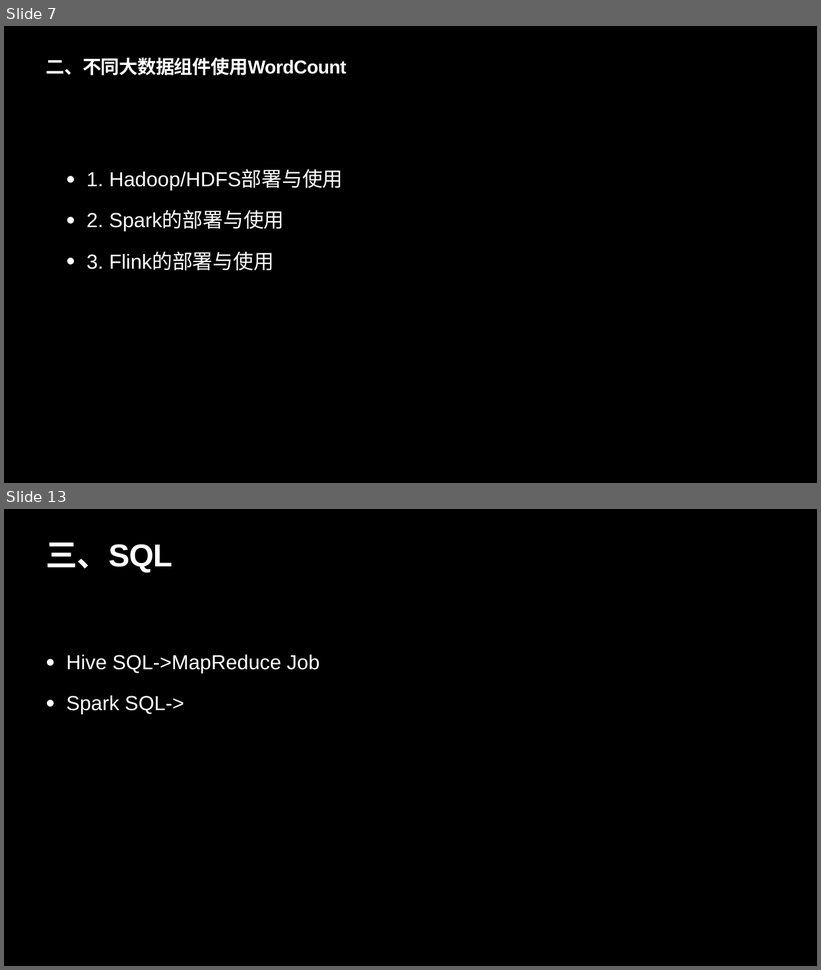
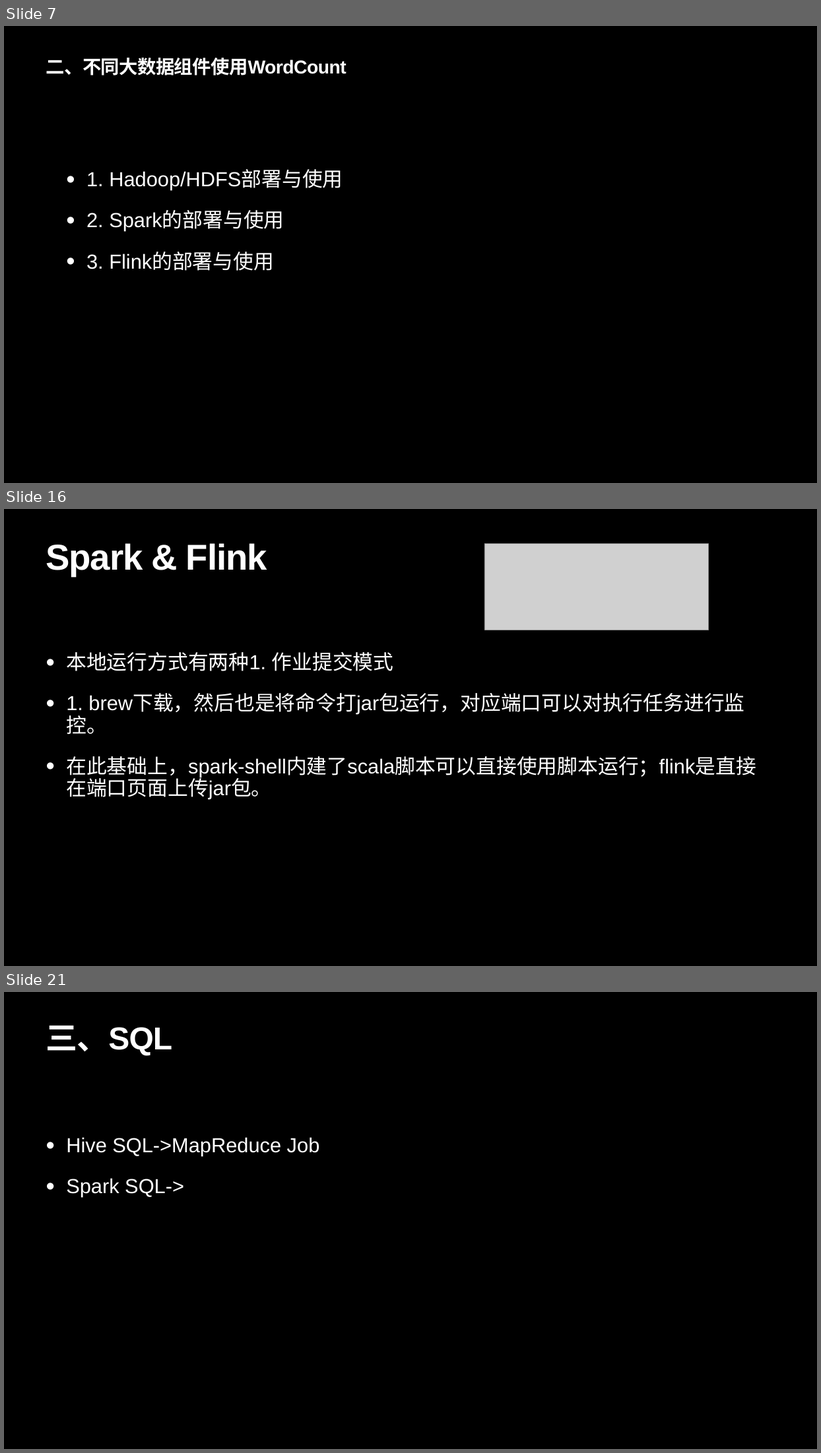
Before and after one commit to LinusLarrabee/bigData, a slide deck: src/doc/大数据组件调研.pptx. Shown one above the other, each under a label of ours: slides 7 and 13 before the commit, slides 7, 16 and 21 after it; the slides between them are not shown. The pictures are 821x970 and 821x1453 pixels, drawn with LibreOffice and Linux fonts; fonts in the diff are those of the drawing; grey boxes stand for pictures. Boxes give left, top, right and bottom in pixels: in the first picture for what was removed or moved away, otherwise in the second. Text is boxed around its words. In the diff, an @@ line names an element or a change of style, - is before the commit and + after.

```diff
--- a/src/doc/大数据组件调研.pptx
+++ b/src/doc/大数据组件调研.pptx
@@ slide 16 added at (x1=4, y1=509, x2=817, y2=966), background #000000 @@
@@ title added at (x1=46, y1=543, x2=267, y2=576), 85 pt, text #FFFFFF, bold @@
+Spark & Flink
@@ picture added at (x1=484, y1=544, x2=708, y2=630) @@
@@ text added at (x1=66, y1=652, x2=756, y2=800), 48 pt, text #FFFFFF @@
+• 本地运行方式有两种1. 作业提交模式
+• 1. brew下载，然后也是将命令打jar包运行，对应端口可以对执行任务进行监控。
+• 在此基础上，spark-shell内建了scala脚本可以直接使用脚本运行；flink是直接在端口页面上传jar包。
@@ what was slide 13 is now slide 21 @@
```
Also in this commit, not shown: 7 slides changed, 10 other slides added, 6 slides removed, 5 other files.
